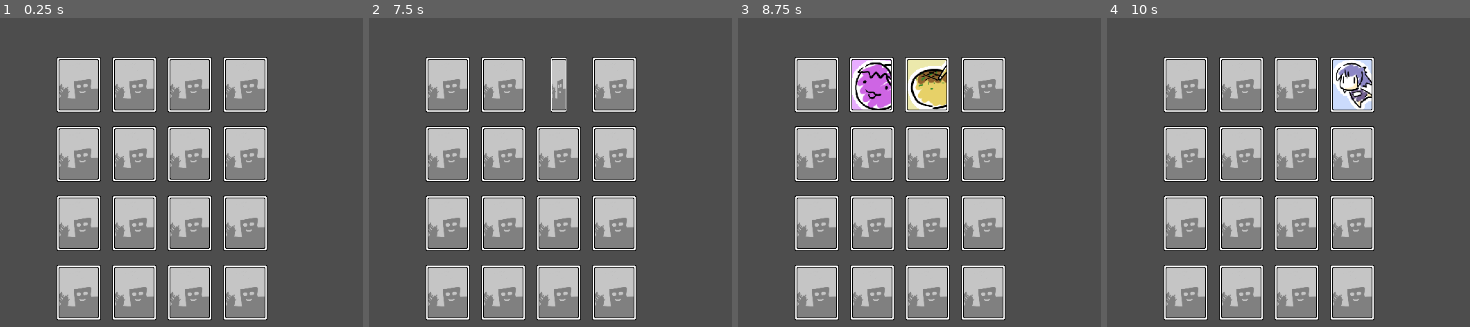
Above: before the commit, frames 1-4 (left to right).
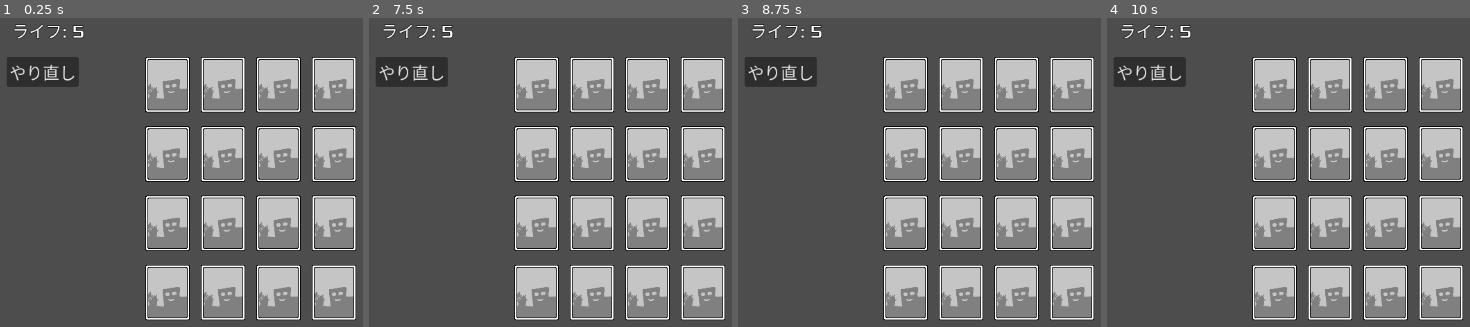
Above: after the commit, the same moments.

Repository: syun77/gd_memory
Game: Godot game, scene res://Main.tscn
The game is run twice, just before and just after one commit, with the same random seed, the same clock (stepped at 60 frames per second) and the same inputs.
Inputs (mouse positions are in pixels of both pictures, inside the frame that each line leads up to):
- Up to frame 1 (0.25 s): no input
- Up to frame 2 (7.5 s): click (412, 70) at 0.5 s, where only the run after the commit has a clickable "やり直し"; click (412, 70) at 1.25 s, where only the run after the commit has a clickable "やり直し"; click (412, 70) at 2 s, where only the run after the commit has a clickable "やり直し"; tap Enter at 2.75 s; move the mouse to (448, 85) at 2.77 s; click (448, 85) at 2.85 s; tap R (reset) at 3.5, 4.25, 5, 5.75, 6.4, 7.25 s; move the mouse to (503, 85) at 3.52 s; click (503, 85) at 3.6 s; click (503, 85) at 4.35 s; click (503, 85) at 5.1 s; click (503, 85) at 5.85 s; click (503, 85) at 6.6 s; move the mouse to (557, 85) at 7.27 s; click (557, 85) at 7.35 s
- Up to frame 3 (8.75 s): move the mouse to (872, 85) at 8.02 s; click (872, 85) at 8.1 s
- Up to frame 4 (10 s): move the mouse to (1295, 85) at 8.77 s; click (1295, 85) at 8.85 s; move the mouse to (1353, 85) at 9.52 s; click (1353, 85) at 9.6 s

The runs differ from the first frame. In frame 1, 46% of the frame differs, in the area x 1-99%, y 1-98%; in frame 2, 47%; in frame 3, 47%; in frame 4, 47%.

Commit message:
いったん実装完了

Diff:
--- a/gd_memory/Main.gd
+++ b/gd_memory/Main.gd
@@ -1,10 +1,13 @@
 extends Node2D
+# =============================================
+# メインシーン.
+# =============================================
 
 # ---------------------------------------------
 # const.
 # ---------------------------------------------
 ## 配置するカードの左上座標.
-const OFS_X = 128
+const OFS_X = 256
 const OFS_Y = 128
 ## 配置間隔.
 const GRID_W = 80
@@ -12,6 +15,9 @@
 ## 配置枚数.
 const GRID_CNT_W = 4
 const GRID_CNT_H = 4
+
+## 手数.
+const CNT_LEFT = 5
 
 ## カードをめくった後の待ち時間.
 const TIMER_WAIT = 0.5
@@ -34,6 +40,9 @@
 # ---------------------------------------------
 # onready
 # ---------------------------------------------
+@onready var _label_left = $UILayer/LabelLeft
+@onready var _label_caption = $UILayer/LabelCaption
+## Layer
 @onready var _card_layer = $CardLayer
 @onready var _ui_layer = $UILayer
 
@@ -50,12 +59,17 @@
 var _front_cards:Array[Card] = []
 ## めくったカードのIDに対応する枚数.
 var _front_cnts:Array[int] = []
+## 残り手数.
+var _cnt_left = CNT_LEFT
 
 # ---------------------------------------------
 # private functions.
 # ---------------------------------------------
 ## 開始.
 func _ready() -> void:
+	## キャプションを消しておく.
+	_label_caption.visible = false
+
 	## 配置情報を作成.
 	for j in range(GRID_CNT_H):
 		for i in range(GRID_CNT_W):
@@ -83,6 +97,9 @@
 	# _stateに対応する更新処理を呼び出す.
 	callv("_update_" + eState.keys()[_state], [delta])
 
+	# UIの更新.
+	_update_ui()
+
 	# デバッグの更新.
 	_update_debug()
 
@@ -92,9 +109,14 @@
 ## 更新 > メイン.
 func _update_MAIN(_delta:float) -> void:
 	if _front_cards.size() >= 2:
-		# カードを2枚めくった.
+		# カードを2枚めくったのでそろったかどうかの判定を行う
 		_state = eState.WAIT1
 		_timer = 0
+		return
+
+	if _card_layer.get_child_count() == 0:
+		# 場のカードがなくなったらクリア.
+		_state = eState.GAMECLEAR
 		return
 
 	# めくり判定.
@@ -141,21 +163,31 @@
 			var c = card as Card
 			c.flip_to_back()
 
+		# 手数を減らす.
+		_cnt_left -= 1
+
 	# めくったカード情報を消す.
 	_front_cards.clear()
 	_front_cnts.fill(0)
 
+	if _cnt_left <= 0:
+		# ゲームオーバー.
+		_state = eState.GAMEOVER
+		return
+
 	# メインに戻る.
 	_state = eState.MAIN
 	_timer = 0
 
 # 更新 > ゲームオーバー.
 func _update_GAMEOVER(_delta:float) -> void:
-	pass
+	_label_caption.visible = true
+	_label_caption.text = "GAME OVER"
 
 # 更新 > ゲームクリア
 func _update_GAMECLEAR(_delta:float) -> void:
-	pass
+	_label_caption.visible = true
+	_label_caption.text = "GAME CLEAR"
 
 ## 表になっているカードの枚数を数える.
 func _count_front_cards() -> void:
@@ -188,7 +220,6 @@
 	for card in _front_cards:
 		if card.id in target:
 			# 対象のカードなのでラムダ式を実行する.
-			print(card)
 			f.call(card)
 
 ## 消去チェック.
@@ -218,6 +249,10 @@
 
 	return ret
 
+## 更新 > UI.
+func _update_ui() -> void:
+	_label_left.text = "ライフ: %d"%_cnt_left
+
 ## 更新 > デバッグ.
 func _update_debug() -> void:
 	if Input.is_action_just_pressed("reset"):
@@ -238,3 +273,11 @@
 ## グリッド座標系をインデックス座標系に変換する.
 func _grid_to_idx(i:int, j:int) -> int:
 	return i + (GRID_CNT_W * j)
+
+# ---------------------------------------------
+# single.
+# ---------------------------------------------
+## やり直し.
+func _on_button_retry_pressed() -> void:
+	# やり直し.
+	get_tree().change_scene_to_file("res://Main.tscn")
--- a/gd_memory/Main.tscn
+++ b/gd_memory/Main.tscn
@@ -1,10 +1,54 @@
-[gd_scene load_steps=2 format=3 uid="uid://cx66wnksi2hg4"]
+[gd_scene load_steps=6 format=3 uid="uid://cx66wnksi2hg4"]
 
 [ext_resource type="Script" path="res://Main.gd" id="1_8m4mt"]
+[ext_resource type="FontFile" uid="uid://4kleinsell7b" path="res://assets/fonts/Xolonium-Regular.ttf" id="2_5h4mn"]
+
+[sub_resource type="LabelSettings" id="LabelSettings_6hmw0"]
+font = ExtResource("2_5h4mn")
+font_size = 24
+outline_size = 3
+outline_color = Color(0, 0, 0, 1)
+
+[sub_resource type="Theme" id="Theme_vi2la"]
+default_font = ExtResource("2_5h4mn")
+default_font_size = 24
+
+[sub_resource type="LabelSettings" id="LabelSettings_lwkq8"]
+font = ExtResource("2_5h4mn")
+font_size = 48
+outline_size = 8
+outline_color = Color(0, 0, 0, 1)
 
 [node name="Main" type="Node2D"]
+position = Vector2(0, -6)
 script = ExtResource("1_8m4mt")
 
 [node name="CardLayer" type="CanvasLayer" parent="."]
 
 [node name="UILayer" type="CanvasLayer" parent="."]
+
+[node name="LabelLeft" type="Label" parent="UILayer"]
+offset_left = 32.0
+offset_top = 32.0
+offset_right = 112.0
+offset_bottom = 65.0
+text = "残り: 3"
+label_settings = SubResource("LabelSettings_6hmw0")
+
+[node name="ButtonRetry" type="Button" parent="UILayer"]
+offset_left = 24.0
+offset_top = 88.0
+offset_right = 128.0
+offset_bottom = 126.0
+theme = SubResource("Theme_vi2la")
+text = "やり直し"
+
+[node name="LabelCaption" type="Label" parent="UILayer"]
+offset_left = 209.0
+offset_top = 241.0
+offset_right = 553.0
+offset_bottom = 302.0
+text = "GAME OVER"
+label_settings = SubResource("LabelSettings_lwkq8")
+
+[connection signal="pressed" from="UILayer/ButtonRetry" to="." method="_on_button_retry_pressed"]
--- a/gd_memory/src/Card.gd
+++ b/gd_memory/src/Card.gd
@@ -275,14 +275,14 @@
 
 ## print用の文字列を返す.
 func _to_string() -> String:
-	return "[Card] id:%d idx:%d is_front:%d"%[id, idx, is_front]
+	return "[Card] %s idx:%d is_front:%s"%[eId.keys()[id], idx, is_front]
 # --------------------------------------------
 # signals.
 # --------------------------------------------
 ## マウスカーソルが入ってきた.
 func _on_mouse_entered() -> void:
 	_selected = true
-	_blink_timer = PI/2/2
+	_blink_timer = PI/2/2 # 90度=1.0
 
 ## マウスカーソルが出ていった.
 func _on_mouse_exited() -> void:
--- a/gd_memory/src/common/Array2.gd
+++ b/gd_memory/src/common/Array2.gd
@@ -55,6 +55,14 @@
 func shuffle() -> void:
 	_pool.shuffle()
 
+## 指定の値が存在する数を数える.
+func count(v:int) -> int:
+	var ret = 0
+	for v2 in _pool:
+		if v == v2:
+			ret += 1
+	return ret
+
 ## すべてを同じ値で埋める.
 func fill(v:int) -> void:
 	for idx in range(width*height):
@@ -62,10 +70,9 @@
 
 ## すべてが初期値かどうか.
 func check_all_empty() -> bool:
-	for v in range(_pool):
-		if v != DEFAULT:
-			return false
-	return true
+	dump()
+	print("check_all_empty()", count(DEFAULT), "==", width * height)
+	return count(DEFAULT) == width * height
 
 func foreach(f:Callable) -> void:
 	for j in range(height):
